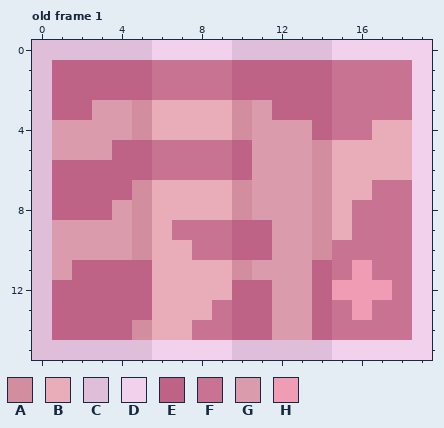
Pixel-art file -- Assets/Art/Items/map.aseprite. The picture above was drawn from the file before the commit.
20x16 pixels, 1 frame. Colours within 5 levels of each other are drawn and written as one. Shown: old frame 1. The commit also changed other frames, which this record leaves out.
Visible layers, top first: "Layer 2", "Layer 3", "Layer 1".
Palette (. is transparent): A #d28e9f  B #e9adb9  C #dfbeda  D #f1d1eb  E #be6386  F #c77391  G #da9bad  H #f09cb4
Pixels before, old frame 1, first column x 0:
 0 CCCCCCDDDDCCCCCDDDDD
 1 CEEEEEFFFFEEEEEFFFFD
 2 CEEEEEFFFFEEEEEFFFFD
 3 CEEGGABBBBAGEEEFFFFD
 4 CGGGGABBBBAGGGEFFBBD
 5 CGGGEEFFFFEGGGABBBBD
 6 CEEEEEFFFFEGGGABBBBD
 7 CEEEEABBBBAGGGABBFFD
 8 CEEEGABBBBAGGGABFFFD
 9 CGGGGABFFFEEGGABFFFD
10 CGGGGABBFFEEGGAFFFFD
11 CGEEEEBBBBAGGGEFHFFD
12 CEEEEEBBBBEEGGEHHHFD
13 CEEEEEBBBFEEGGEFHFFD
14 CEEEEABBFFEEGGEFFFFD
15 CCCCCCDDDDCCCCCDDDDD
The same view after the edit:
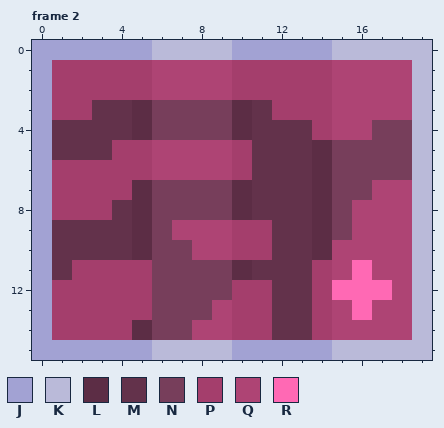
Colours new in this view: J #a2a2d3  K #babad9  L #5c2d45  M #63324b  N #773e5b  P #a43e6c  Q #ae4474  R #ff69b4
A new or re-ordered frame is compared with the old frame closest to it.
Changes in this commit:
frames 1 -> 5
layer "Layer 3" opacity 100% -> 50%
Changed rows in their new state; - is an unchanged pixel.
Frame 2 is new; against old frame 1, layers "Layer 2", "Layer 3", "Layer 1":
first column x 0:
 0 JJJJJJKKKKJJJJJKKKKK
 1 JPPPPPQQQQPPPPPQQQQK
 2 JPPPPPQQQQPPPPPQQQQK
 3 JPPMMLNNNNLMPPPQQQQK
 4 JMMMMLNNNNLMMMPQQNNK
 5 JMMMPPQQQQPMMMLNNNNK
 6 JPPPPPQQQQPMMMLNNNNK
 7 JPPPPLNNNNLMMMLNNQQK
 8 JPPPMLNNNNLMMMLNQQQK
 9 JMMMMLNQQQPPMMLNQQQK
10 JMMMMLNNQQPPMMLQQQQK
11 JMPPPPNNNNLMMMPQRQQK
12 JPPPPPNNNNPPMMPRRRQK
13 JPPPPPNNNQPPMMPQRQQK
14 JPPPPLNNQQPPMMPQQQQK
15 JJJJJJKKKKJJJJJKKKKK
Pixel boxes of the changes (left, top, right, bottom) in both pictures:
changed: (32, 40, 432, 360)
